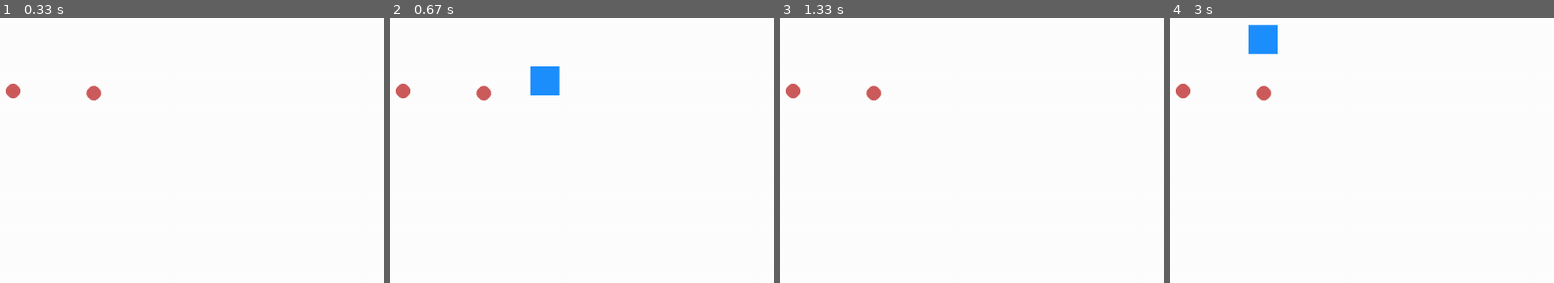
Above: before the commit, frames 1-4 (left to right).
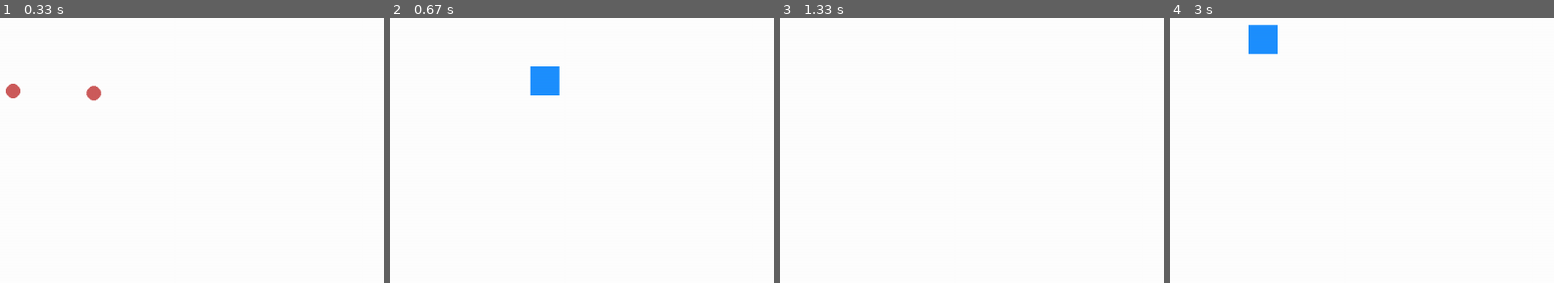
Above: after the commit, the same moments.

Repository: anton-mirazchiyski/Pygame-Learning
Game: pygame game, started from points_collector.py
The game is run twice, just before and just after one commit, with the same random seed, the same clock (stepped at 60 frames per second) and the same inputs.
Inputs (mouse positions are % of the whole screen's width and height, from its top left):
- Up to frame 1 (0.33 s): no input
- Up to frame 2 (0.67 s): press the mouse at (2, 32) at 0.37 s; move the mouse to (11, 32) at 0.47 s; release the mouse at (20, 31) at 0.6 s
- Up to frame 3 (1.33 s): click (72, 9) at 0.73 s; click (26, 7) at 1.07 s
- Up to frame 4 (3 s): click (15, 44) at 1.4 s; click (55, 60) at 1.73 s; click (85, 64) at 2.07 s; click (78, 39) at 2.4 s; click (12, 23) at 2.73 s
The pictures show only the part of the screen within x 0-50%, y 19-69%; the shares and areas given below are measured in that part.

Frame 1 is identical in both runs. In frame 2, 0.3% of the frame differs, in the area x 1-27%, y 24-32%; in frame 3, 0.3%; in frame 4, 0.3%.

Commit message:
The points now disappear when touched
The points can now be collected and disappear when they collide with the box.

Diff:
--- a/points_collector.py
+++ b/points_collector.py
@@ -37,6 +37,11 @@
             random.randint(10, SCREEN_HEIGHT - 10)
         )
         self.radius = 10
+        self.rect = self.draw()
+
+    def draw(self):
+        circle_rect = pygame.draw.circle(screen, RED_COLOR, self.center, self.radius)
+        return circle_rect
 
 
 player = Player()
@@ -54,9 +59,9 @@
 
     pygame.draw.rect(screen, BLUE_COLOR, player.rect)
     for point in points:
-        pygame.draw.circle(screen, RED_COLOR, point.center, point.radius)
-        # if pygame.sprite.collide_circle(player, point):
-        #     points.remove(point)
+        point.draw()
+        if pygame.Rect.colliderect(player.rect, point.rect):
+            points.remove(point)
 
     pygame.display.flip()
     clock.tick(20)
